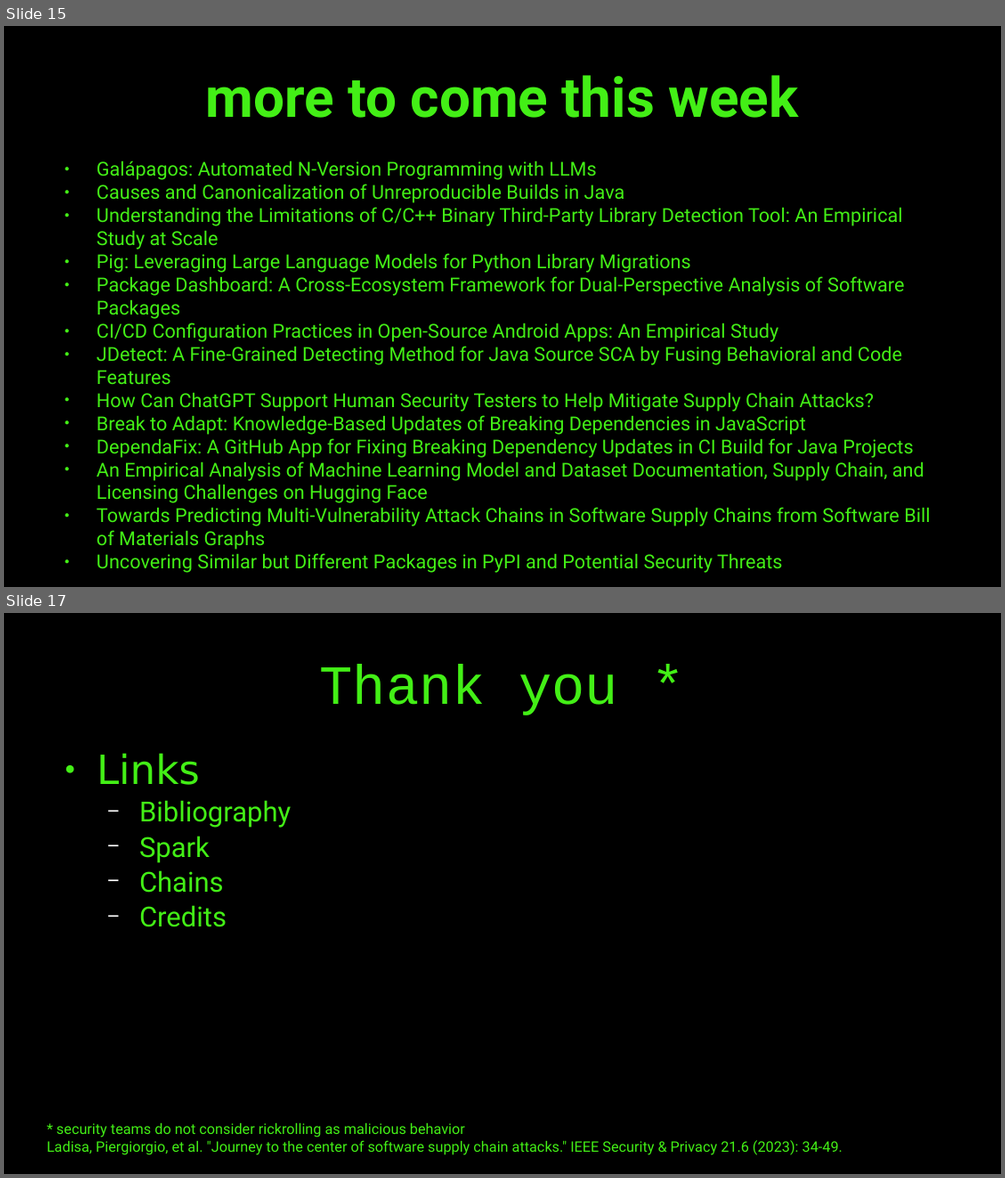
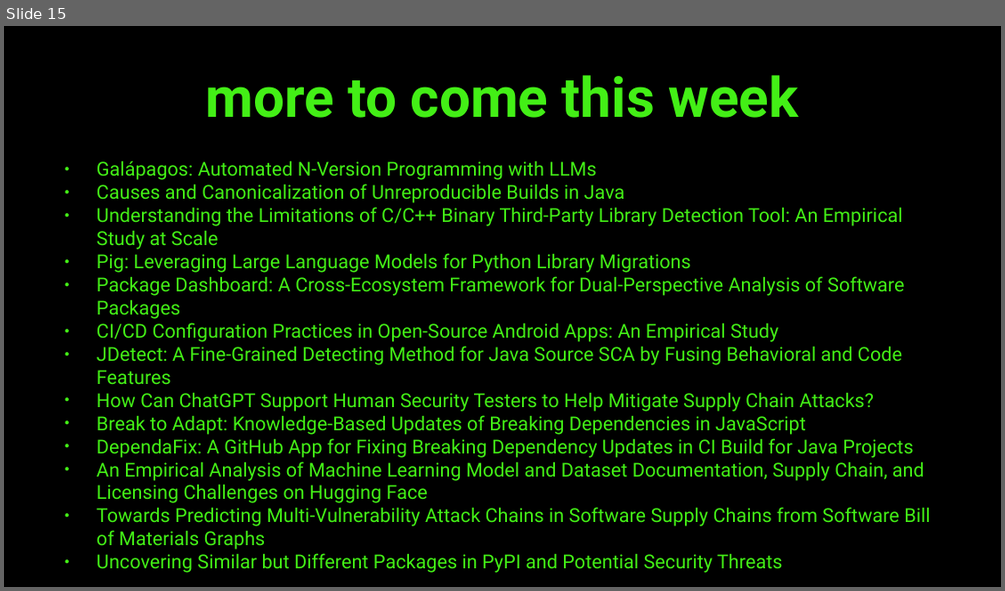
Before and after one commit to bbaudry/punking-up-dependency-hell, a slide deck: fse2026-keynote.odp. Shown one above the other, each under a label of ours: slides 15 and 17 before the commit, slide 15 after it; the slides between them are not shown. The pictures are 1005x1178 and 1005x591 pixels, drawn with LibreOffice and Linux fonts; fonts in the diff are those of the drawing. Boxes give left, top, right and bottom in pixels: in the first picture for what was removed or moved away, otherwise in the second. Text is boxed around its words. In the diff, an @@ line names an element or a change of style, - is before the commit and + after.

```diff
--- a/fse2026-keynote.odp
+++ b/fse2026-keynote.odp
@@ slide 17 removed at <box>4,613,1001,1174</box>, background #000000 @@
@@ title removed at <box>320,665,618,715</box> @@
-Thank you *
@@ text removed at <box>97,753,291,927</box> @@
-● Links
-  − Bibliography
-  − Spark
-  − Chains
-  − Credits
@@ text removed at <box>47,1122,842,1155</box> @@
-* security teams do not consider rickrolling as malicious behavior
-Ladisa, Piergiorgio, et al. "Journey to the center of software supply chain attacks." IEEE Security & Privacy 21.6 (2023): 34-49.
```
Also in this commit, not shown: 2 slides changed, 3 other files.
